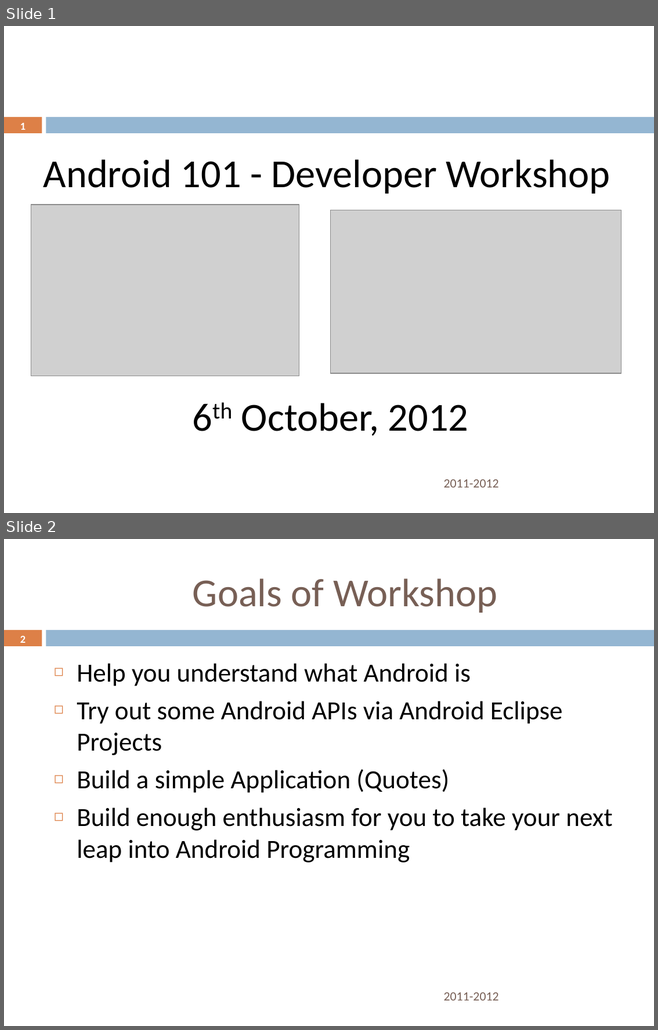
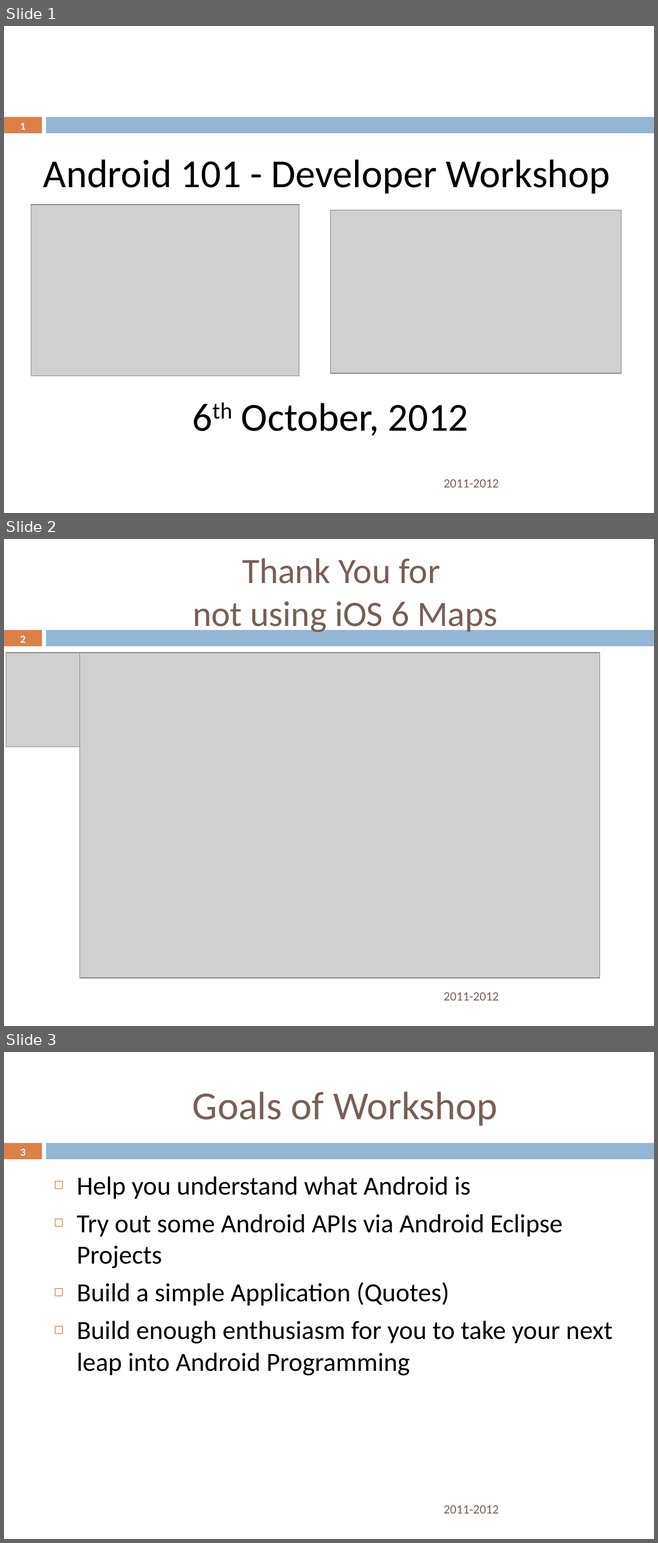
Before and after one commit to rominirani/Nitrodroid-2012-Android101-Workshop, a slide deck: presentation/AndroidDeveloper101Workshop-October6-Nitrodroid-2012-MindStormSoftware.pptx. Shown one above the other, each under a label of ours: slides 1 and 2 before the commit, slides 1, 2 and 3 after it. The pictures are 658x1030 and 658x1543 pixels, drawn with LibreOffice and Linux fonts; fonts in the diff are those of the drawing; grey boxes stand for pictures; background and template pictures are left out. Boxes give left, top, right and bottom in pixels: in the first picture for what was removed or moved away, otherwise in the second. Text is boxed around its words. In the diff, an @@ line names an element or a change of style, - is before the commit and + after.

```diff
--- a/presentation/AndroidDeveloper101Workshop-October6-Nitrodroid-2012-MindStormSoftware.pptx
+++ b/presentation/AndroidDeveloper101Workshop-October6-Nitrodroid-2012-MindStormSoftware.pptx
@@ slide 2 added at (4, 539, 654, 1026), background #FFFFFF; not listed: 2 template elements that a slide beside it also shows @@
@@ title added at (192, 558, 497, 635), 39.6 pt, text #775F55 @@
+Thank You for
+not using iOS 6 Maps
@@ page number added at (20, 636, 25, 643), 11.9 pt, text #FFFFFF, bold @@
+2
@@ picture added at (6, 653, 80, 747) @@
@@ picture added at (80, 653, 600, 978) @@
@@ text added at (444, 993, 499, 1001), 14 pt, text #775F55 @@
+2011-2012
@@ what was slide 2 is now slide 3 @@
@@ page number at (20, 1149, 25, 1156): text changed @@
-2
+3
```
Also in this commit, not shown: 5 slides changed, 2 other slides added, 1 slide removed, 1 other file.
